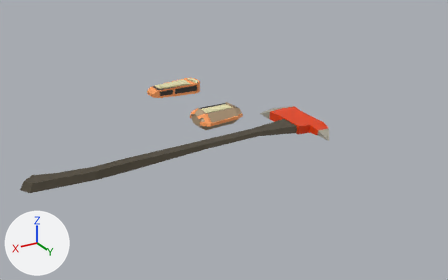
An edit to the glTF model godot-project/models/items.glb, drawn before and after from the same camera.
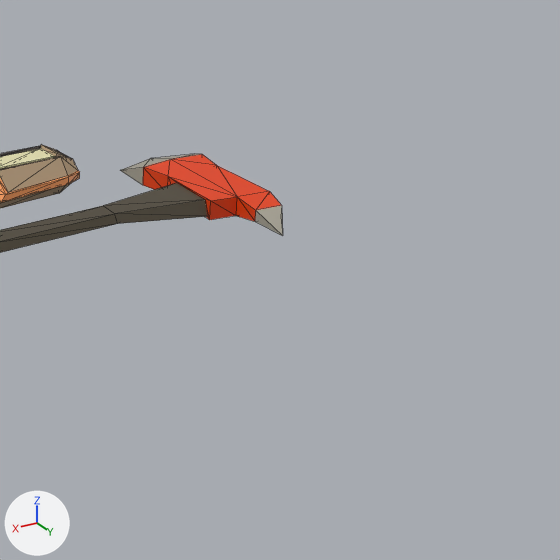
Old and new are each drawn whole from a camera (50 mm lens) standing at (5.7, 5.49, 3.76) and looking at (1.24, -1.94, 0.04) and again close up on the part from 47% to 100% of the width and 14% to 100% of the height. Lighting does not change. The marker at lower left points along +X, +Y and +Z. The close-ups show mesh edges as thin lines. Where no turn or scale is listed for an object, it has been applied to the vertices.

Objects in the first close-up: 'Fireaxe', 'waterTank'.
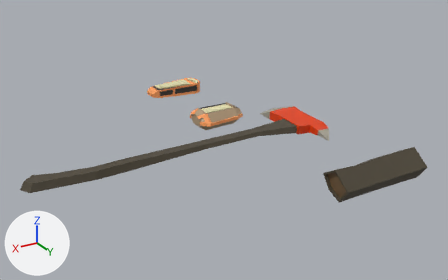
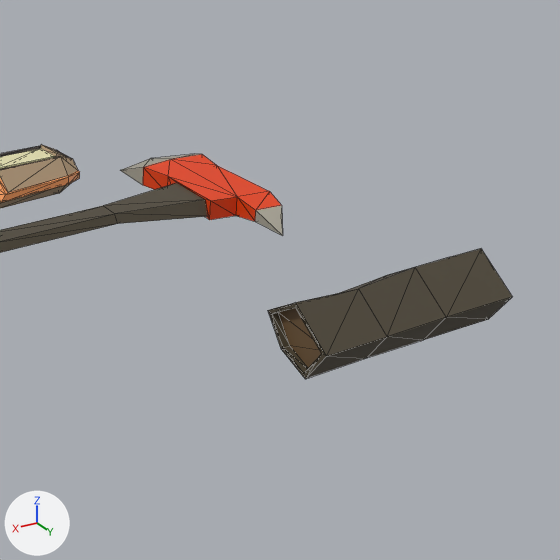
What differs and where, as boxes (x1, y1, x2, y2) in the close-ups (560 x 560 px):
'wood', added (brown)
    after: (268, 249, 512, 379)
    faces in mat_madera (brown #4d4535): (268, 249, 512, 379)
    faces in mat_camino (brown #6e5538): (278, 308, 322, 368)

What the commit changed:
Material 'camino' (mat_camino) is new.
Its base color is (0.156, 0.0908, 0.0395) (brown #6e5538).
Mesh me_cube is new.
It has 40 vertices, 76 faces and spans x -0.682..0.752, y -0.226..0.313, z -0.2..0.243.
Faces by material slot: [70, 6].
It uses material mat_madera (brown #4d4535).
It uses material mat_camino (brown #6e5538).
Object 'wood' (ob_wood) is new; it shows me_cube.
Its location is (0.0, 0.0, 0.0).
